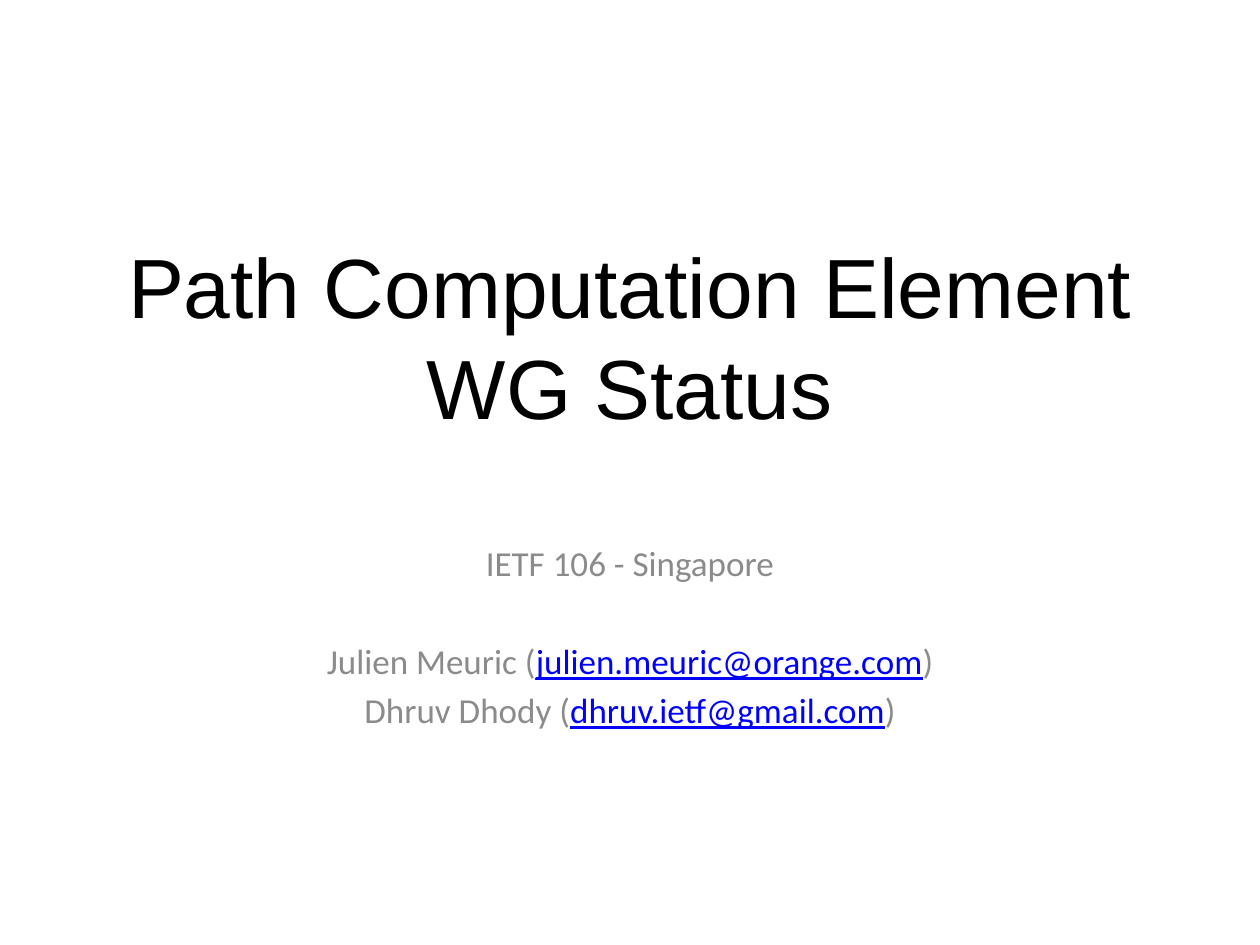
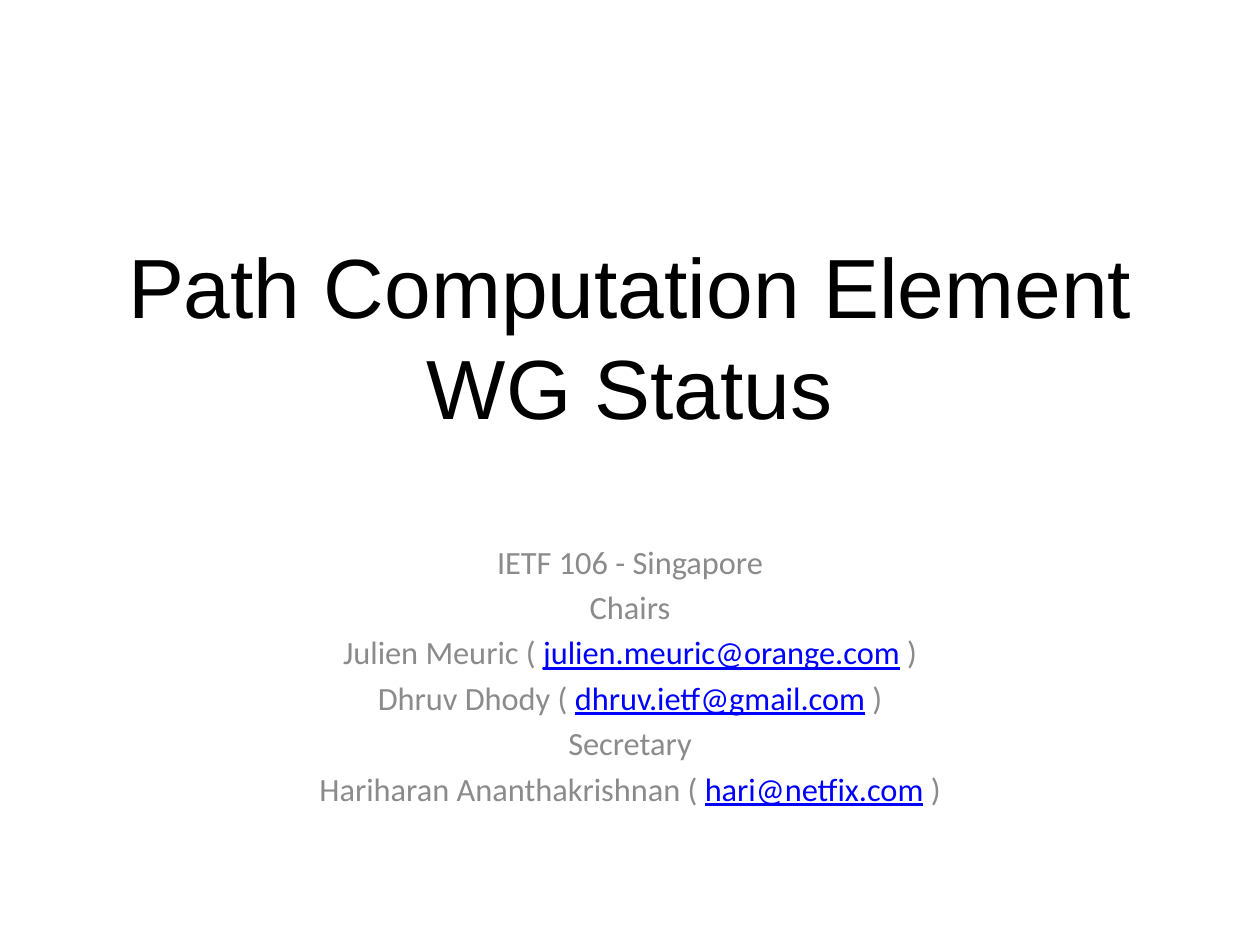
Before and after one commit to dhruvdhody/ietf, a slide deck: slide 1 of PCE WG Slide 106.pptx. Drawn at 1260x945 pixels with LibreOffice and Linux fonts; fonts in the diff are those of the drawing. Boxes give left, top, right and bottom in pixels: in the first picture for what was removed or moved away, otherwise in the second. Text is boxed around its words. In the diff, an @@ line names an element or a change of style, - is before the commit and + after.

```diff
--- a/PCE WG Slide 106.pptx
+++ b/PCE WG Slide 106.pptx
@@ subtitle at bbox=[497, 552, 763, 580]: size 20 to 18.5 pt in "IETF 106 - Singapore" @@
@@ subtitle at bbox=[319, 596, 924, 806]: text changed; size 20 to 18.5 pt; text colour #0000FF to #8C8C8C @@
-Julien Meuric (julien.meuric@orange.com)
-Dhruv Dhody (dhruv.ietf@gmail.com)
+Chairs
+Julien Meuric ( julien.meuric@orange.com )
+Dhruv Dhody ( dhruv.ietf@gmail.com )
+Secretary
+Hariharan Ananthakrishnan ( hari@netfix.com )
```
Also in this commit, not shown: 5 other slides changed, 2 slides added, 1 slide removed.
